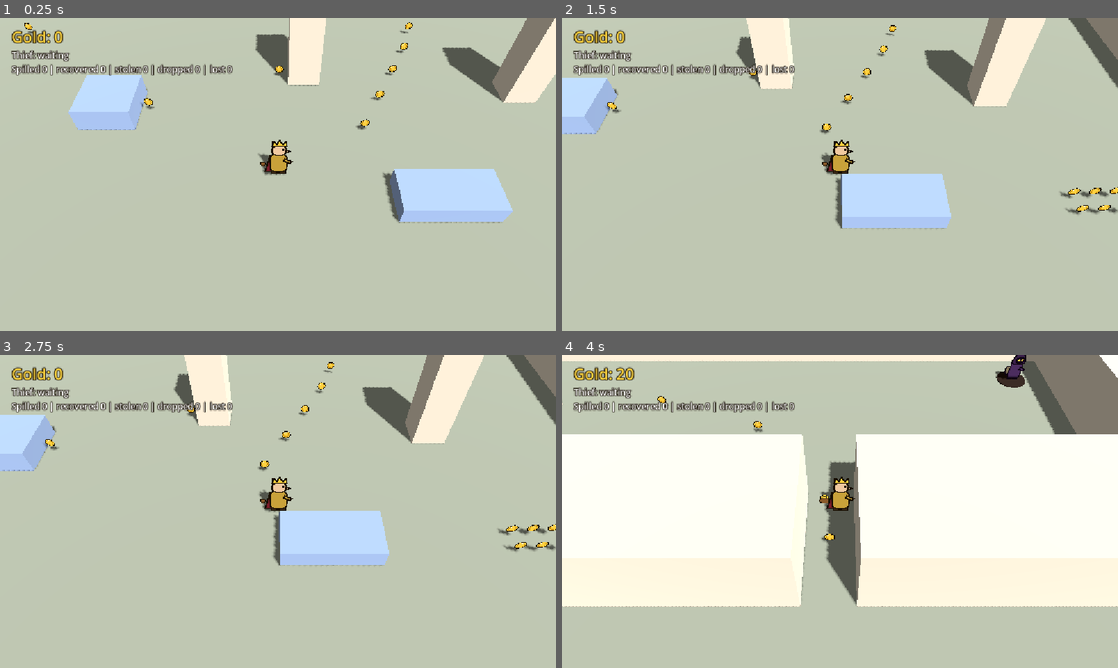
Above: before the commit, frames 1-4 (two rows, left to right).
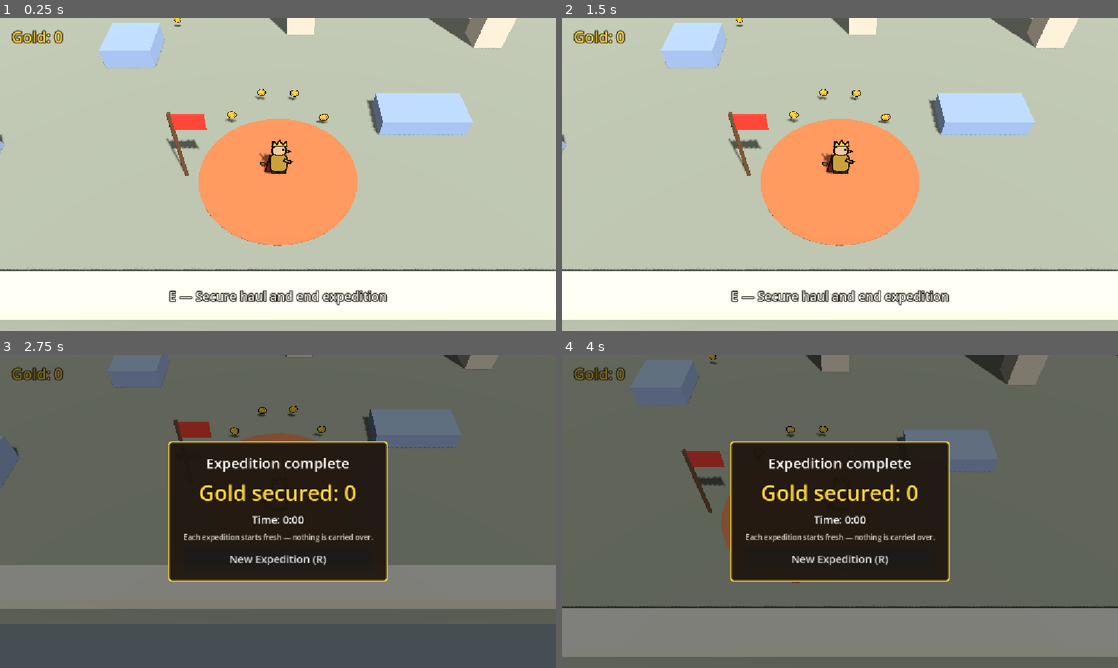
Above: after the commit, the same moments.

Repository: quonkelley/gold-king
Game: Godot game, scene res://game/prototypes/p005_mini_expedition_extraction.tscn
The game is run twice, just before and just after one commit, with the same random seed, the same clock (stepped at 60 frames per second) and the same inputs. Before the commit the project starts from res://game/prototypes/p004_gold_spill_theft.tscn.
Inputs (mouse positions are in pixels of both pictures, inside the frame that each line leads up to):
- Up to frame 1 (0.25 s): no input
- Up to frame 2 (1.5 s): tap Enter at 0.5 s; move the mouse to (962, 158) at 0.52 s; hold D (move_right) 0.53-1.25 s; hold E (interact, bound only after the commit) 0.53-1.25 s; click (962, 158) at 0.67 s; click (840, 221) at 1.25 s, where only the run after the commit has a clickable "New Expedition (R)"
- Up to frame 3 (2.75 s): move the mouse to (166, 527) at 2.02 s; hold S (move_down) from 2.03 s (still down); tap J (strike) at 2.1 s; click (166, 527) at 2.17 s; tap E (interact, bound only after the commit) at 2.3 s
- Up to frame 4 (4 s): release S (move_down) at 2.75 s; click (840, 558) at 2.75 s, where only the run after the commit has a clickable "New Expedition (R)"; move the mouse to (895, 442) at 3.52 s; hold D (move_right) from 3.53 s (still down); hold 3 (trial_heavy) from 3.53 s (still down); click (895, 442) at 3.67 s; tap E (interact, bound only after the commit) at 3.8 s

The runs differ from the first frame. In frame 1, 42% of the frame differs, in the area x 0-100%, y 0-97%; in frame 2, 40%; in frame 3, 98%; in frame 4, 98%, in the area x 0-100%, y 0-100%.

Commit message:
feat: add P005 mini expedition extraction prototype

Diff:
--- /dev/null
+++ b/game/prototypes/p005_mini_expedition_extraction.gd
@@ -0,0 +1,198 @@
+extends "res://game/prototypes/p004_gold_spill_theft.gd"
+## P005 prototype controller: one short expedition from camp that ends only when the player
+## chooses to extract there.
+## Inherits, unchanged, P002's gold total, HUD, pouch, and pickup feedback, and P004's gold ledger
+## and single thief encounter. P005 adds the camp extraction, a one-time results snapshot, and
+## replay by scene reload. Nothing is kept between expeditions: there is no autoload or saved state.
+## P004's 1 / 2 / 3 gold presets are not reachable here (see _unhandled_input), and P004's test
+## status line is off in the P005 scene.
+## Every value, position, and count is a Prototype Assumption, not final level or expedition design.
+
+## Coin-name prefixes that group level gold for the printed summary, checked in this order.
+## "BLure" coins count toward Branch B.
+const AREAS: Array[String] = ["Camp", "TrailW", "TrailE", "A", "B"]
+const AREA_LABELS: Dictionary = {
+	"Camp": "camp", "TrailW": "west trail", "TrailE": "east trail", "A": "branch A", "B": "branch B"}
+
+@export_group("Extraction")
+## Horizontal distance from the camp centre inside which the interact input extracts.
+## The camp disc is resized to match on start, so what the player sees is the real zone.
+@export var extraction_radius: float = 2.5
+## Seconds after extraction before keyboard or controller "accept" can press New Expedition, so
+## the press that extracted cannot also skip the results.
+@export var results_focus_delay: float = 0.5
+
+var extracted: bool = false
+## How many times this run has extracted. Must never exceed 1.
+var extraction_count: int = 0
+## Physics seconds since the expedition began. Shown only on the results panel.
+var elapsed: float = 0.0
+## Sum of every level pickup's value when the expedition began.
+var level_total: int = 0
+## One-time snapshot taken at extraction. Empty until then; never changed afterwards.
+var results: Dictionary = {}
+
+var _area_total: Dictionary = {}
+var _area_collected: Dictionary = {}
+var _using_pad: bool = false
+
+@onready var _camp: Node3D = $Camp
+@onready var _camp_disc: MeshInstance3D = $Camp/Disc
+@onready var _prompt: Label = $HUD/ExtractPrompt
+@onready var _results_layer: CanvasLayer = $Results
+@onready var _secured_label: Label = $Results/Panel/Box/Secured
+@onready var _lost_label: Label = $Results/Panel/Box/Lost
+@onready var _left_label: Label = $Results/Panel/Box/Left
+@onready var _time_label: Label = $Results/Panel/Box/Time
+@onready var _new_button: Button = $Results/Panel/Box/NewExpedition
+
+
+func _ready() -> void:
+	super._ready()
+	for area: String in AREAS:
+		_area_total[area] = 0
+		_area_collected[area] = 0
+	for pickup: GoldPickup in $Gold.get_children():
+		var area: String = _area_of(pickup.name)
+		level_total += pickup.value
+		_area_total[area] += pickup.value
+		pickup.collected.connect(_on_area_collected.bind(area))
+	var disc: CylinderMesh = _camp_disc.mesh
+	disc.top_radius = extraction_radius
+	disc.bottom_radius = extraction_radius
+	_new_button.pressed.connect(new_expedition)
+	# R also starts a new expedition from the results panel, where the paused controller gets no input.
+	var restart := Shortcut.new()
+	restart.events = InputMap.action_get_events("restart_test")
+	_new_button.shortcut = restart
+	_results_layer.visible = false
+	_prompt.visible = in_camp()
+
+
+func _input(event: InputEvent) -> void:
+	# Only chooses which prompt wording to show.
+	if event is InputEventJoypadButton or (event is InputEventJoypadMotion and absf((event as InputEventJoypadMotion).axis_value) > 0.5):
+		_using_pad = true
+	elif event is InputEventKey or event is InputEventMouseButton:
+		_using_pad = false
+
+
+func _unhandled_input(event: InputEvent) -> void:
+	# Deliberately does not call P004's handler: its 1 / 2 / 3 keys replace carried gold for trials.
+	if event.is_action_pressed("interact"):
+		try_extract()
+	elif event.is_action_pressed("restart_test"):
+		# During the expedition R abandons the run; nothing is secured.
+		new_expedition()
+
+
+func _physics_process(delta: float) -> void:
+	super._physics_process(delta)
+	elapsed += delta
+	_prompt.visible = in_camp()
+	_prompt.text = ("A (bottom button)" if _using_pad else "E") + " — Secure haul and end expedition"
+
+
+func in_camp() -> bool:
+	return _flat_distance(_player.global_position, _camp.global_position) <= extraction_radius
+
+
+## Ends the expedition if the King is inside camp. Returns true only for the one extraction that counts.
+## Pausing the tree stops physics, pickups, spilled coins, and the thief, so no gold moves after the
+## snapshot. Input is handled before physics in a frame, so a pickup or thief event cannot land
+## between the snapshot and the pause.
+func try_extract() -> bool:
+	if extracted or not in_camp():
+		return false
+	extracted = true
+	extraction_count += 1
+	results = _snapshot()
+	get_tree().paused = true
+	_prompt.visible = false
+	_show_results()
+	_print_expedition()
+	return true
+
+
+## Starts a fresh expedition: every pickup, the thief, the King, the ledger, and the timer come back
+## as authored because the whole scene is reloaded.
+func new_expedition() -> void:
+	get_tree().paused = false
+	get_tree().reload_current_scene()
+
+
+## Level gold not yet collected, counted from the pickups' own collected signals.
+func uncollected_level_gold() -> int:
+	var collected: int = 0
+	for area: String in AREAS:
+		collected += _area_collected[area]
+	return level_total - collected
+
+
+## True when every unit of level gold is accounted for exactly once: P004's ledger (the haul always
+## starts at 0 in P005) plus the gold still lying in the level.
+func expedition_ok() -> bool:
+	return ledger_ok() and haul_start == 0 and uncollected_level_gold() >= 0 \
+		and gold_total + ground.size() + thief_held + lost + uncollected_level_gold() == level_total
+
+
+## Belt and braces: after extraction the paused tree already stops spilled coins from being touched.
+func _try_recover(coin: Node3D) -> bool:
+	if extracted:
+		return false
+	return super._try_recover(coin)
+
+
+func _on_area_collected(value: int, area: String) -> void:
+	_area_collected[area] += value
+
+
+func _snapshot() -> Dictionary:
+	var by_area: Dictionary = {}
+	for area: String in AREAS:
+		by_area[area] = _area_collected[area]
+	return {
+		"secured": gold_total,
+		# Gold the thief still holds when the King extracts is forfeited, like gold it escaped with.
+		"lost_to_thief": lost + thief_held,
+		"left_on_ground": ground.size(),
+		"not_found": uncollected_level_gold(),
+		"time": elapsed,
+		"by_area": by_area,
+	}
+
+
+func _show_results() -> void:
+	_secured_label.text = "Gold secured: %d" % results.secured
+	_lost_label.text = "Lost to the thief: %d" % results.lost_to_thief
+	_lost_label.visible = results.lost_to_thief > 0
+	_left_label.text = "Left on the ground: %d" % results.left_on_ground
+	_left_label.visible = results.left_on_ground > 0
+	_time_label.text = "Time: %s" % _format_time(results.time)
+	_results_layer.visible = true
+	# Bound to the button, so it runs while paused and dies with the scene on reload.
+	var focus: Tween = _new_button.create_tween()
+	focus.tween_interval(results_focus_delay)
+	focus.tween_callback(_new_button.grab_focus)
+
+
+func _print_expedition() -> void:
+	var parts: PackedStringArray = []
+	for area: String in AREAS:
+		parts.append("%s %d/%d" % [AREA_LABELS[area], results.by_area[area], _area_total[area]])
+	print("P005 expedition | secured %d | lost to thief %d | left on ground %d | not found %d | %s | time %s" % [
+		results.secured, results.lost_to_thief, results.left_on_ground, results.not_found,
+		" | ".join(parts), _format_time(results.time)])
+
+
+func _area_of(coin_name: String) -> String:
+	for area: String in AREAS:
+		if coin_name.begins_with(area):
+			return area
+	push_error("P005 coin %s has no area prefix" % coin_name)
+	return "Camp"
+
+
+func _format_time(seconds: float) -> String:
+	var whole: int = int(seconds)
+	return "%d:%02d" % [floori(seconds / 60.0), whole % 60]
--- /dev/null
+++ b/game/prototypes/p005_mini_expedition_extraction.tscn
@@ -0,0 +1,327 @@
+[gd_scene format=3]
+
+[ext_resource type="PackedScene" path="res://game/prototypes/p001_movement_camera.tscn" id="1_base"]
+[ext_resource type="Script" path="res://game/prototypes/p005_mini_expedition_extraction.gd" id="2_script"]
+[ext_resource type="PackedScene" path="res://game/gold/gold_pickup.tscn" id="3_pickup"]
+[ext_resource type="Script" path="res://game/prototypes/p002/gold_pouch.gd" id="4_pouch_script"]
+[ext_resource type="Texture2D" path="res://game/prototypes/p002/pouch_low.svg" id="5_pouch_low"]
+[ext_resource type="Texture2D" path="res://game/prototypes/p002/pouch_partial.svg" id="6_pouch_partial"]
+[ext_resource type="Texture2D" path="res://game/prototypes/p002/pouch_overflowing.svg" id="7_pouch_overflowing"]
+[ext_resource type="AudioStream" path="res://game/gold/gold_pickup.wav" id="8_chime"]
+[ext_resource type="PackedScene" path="res://game/prototypes/p004/thief.tscn" id="9_thief"]
+
+[sub_resource type="StandardMaterial3D" id="Mat_wall"]
+albedo_color = Color(0.68, 0.64, 0.58, 1)
+
+[sub_resource type="CylinderMesh" id="CylinderMesh_camp"]
+top_radius = 2.5
+bottom_radius = 2.5
+height = 0.04
+
+[sub_resource type="StandardMaterial3D" id="Mat_camp"]
+albedo_color = Color(0.62, 0.36, 0.22, 1)
+
+[sub_resource type="CylinderMesh" id="CylinderMesh_pole"]
+top_radius = 0.06
+bottom_radius = 0.06
+height = 2.6
+
+[sub_resource type="StandardMaterial3D" id="Mat_pole"]
+albedo_color = Color(0.32, 0.22, 0.14, 1)
+
+[sub_resource type="BoxMesh" id="BoxMesh_flag"]
+size = Vector3(0.9, 0.55, 0.04)
+
+[sub_resource type="StandardMaterial3D" id="Mat_flag"]
+albedo_color = Color(0.78, 0.18, 0.14, 1)
+
+[sub_resource type="CylinderMesh" id="CylinderMesh_burrow"]
+top_radius = 0.6
+bottom_radius = 0.6
+height = 0.04
+
+[sub_resource type="StandardMaterial3D" id="Mat_burrow"]
+albedo_color = Color(0.12, 0.08, 0.06, 1)
+
+[sub_resource type="AudioStreamRandomizer" id="AudioStreamRandomizer_chime"]
+random_pitch = 1.06
+streams_count = 1
+stream_0/stream = ExtResource("8_chime")
+
+[sub_resource type="StyleBoxFlat" id="StyleBox_panel"]
+content_margin_left = 32.0
+content_margin_top = 24.0
+content_margin_right = 32.0
+content_margin_bottom = 24.0
+bg_color = Color(0.12, 0.09, 0.06, 0.94)
+border_width_left = 3
+border_width_top = 3
+border_width_right = 3
+border_width_bottom = 3
+border_color = Color(1, 0.84, 0.25, 1)
+corner_radius_top_left = 8
+corner_radius_top_right = 8
+corner_radius_bottom_right = 8
+corner_radius_bottom_left = 8
+
+[node name="P005MiniExpedition" instance=ExtResource("1_base")]
+script = ExtResource("2_script")
+coin_min = Vector2(0.4, -14.3)
+coin_max = Vector2(14.3, -7.7)
+show_test_hud = false
+
+[node name="DividerWest" parent="Geometry" index="5"]
+transform = Transform3D(1, 0, 0, 0, 1, 0, 0, 0, 1, -3.75, 1.25, -5)
+size = Vector3(17.5, 2.5, 4)
+
+[node name="NorthSplit" type="CSGBox3D" parent="Geometry"]
+transform = Transform3D(1, 0, 0, 0, 1, 0, 0, 0, 1, -1, 1.25, -11)
+use_collision = true
+size = Vector3(1, 2.5, 8)
+material = SubResource("Mat_wall")
+
+[node name="Player" parent="." index="3"]
+transform = Transform3D(1, 0, 0, 0, 1, 0, 0, 0, 1, 0, 0, 11.5)
+
+[node name="Pouch" type="Sprite3D" parent="Player" node_paths=PackedStringArray("king_visual")]
+transform = Transform3D(1, 0, 0, 0, 1, 0, 0, 0, 1, -0.47, 0.6, -0.05)
+cast_shadow = 0
+pixel_size = 0.004
+billboard = 2
+alpha_cut = 1
+texture = ExtResource("5_pouch_low")
+script = ExtResource("4_pouch_script")
+king_visual = NodePath("../Visual")
+low_texture = ExtResource("5_pouch_low")
+partial_texture = ExtResource("6_pouch_partial")
+overflowing_texture = ExtResource("7_pouch_overflowing")
+
+[node name="Camp" type="Node3D" parent="."]
+transform = Transform3D(1, 0, 0, 0, 1, 0, 0, 0, 1, 0, 0, 11.5)
+
+[node name="Disc" type="MeshInstance3D" parent="Camp"]
+transform = Transform3D(1, 0, 0, 0, 1, 0, 0, 0, 1, 0, 0.02, 0)
+cast_shadow = 0
+mesh = SubResource("CylinderMesh_camp")
+surface_material_override/0 = SubResource("Mat_camp")
+
+[node name="Pole" type="MeshInstance3D" parent="Camp"]
+transform = Transform3D(1, 0, 0, 0, 1, 0, 0, 0, 1, -2.9, 1.3, 0)
+mesh = SubResource("CylinderMesh_pole")
+surface_material_override/0 = SubResource("Mat_pole")
+
+[node name="Flag" type="MeshInstance3D" parent="Camp"]
+transform = Transform3D(1, 0, 0, 0, 1, 0, 0, 0, 1, -2.42, 2.28, 0)
+mesh = SubResource("BoxMesh_flag")
+surface_material_override/0 = SubResource("Mat_flag")
+
+[node name="Gold" type="Node3D" parent="."]
+
+[node name="Camp1" parent="Gold" instance=ExtResource("3_pickup")]
+transform = Transform3D(1, 0, 0, 0, 1, 0, 0, 0, 1, -1.6, 0, 9.2)
+
+[node name="Camp2" parent="Gold" instance=ExtResource("3_pickup")]
+transform = Transform3D(1, 0, 0, 0, 1, 0, 0, 0, 1, 1.6, 0, 9.2)
+
+[node name="Camp3" parent="Gold" instance=ExtResource("3_pickup")]
+transform = Transform3D(1, 0, 0, 0, 1, 0, 0, 0, 1, -0.6, 0, 8)
+
+[node name="Camp4" parent="Gold" instance=ExtResource("3_pickup")]
+transform = Transform3D(1, 0, 0, 0, 1, 0, 0, 0, 1, 0.6, 0, 8)
+
+[node name="TrailW1" parent="Gold" instance=ExtResource("3_pickup")]
+transform = Transform3D(1, 0, 0, 0, 1, 0, 0, 0, 1, -4.5, 0, 3)
+
+[node name="TrailW2" parent="Gold" instance=ExtResource("3_pickup")]
+transform = Transform3D(1, 0, 0, 0, 1, 0, 0, 0, 1, -8.5, 0, 0.5)
+
+[node name="TrailW3" parent="Gold" instance=ExtResource("3_pickup")]
+transform = Transform3D(1, 0, 0, 0, 1, 0, 0, 0, 1, -12.5, 0, -1.5)
+
+[node name="TrailE1" parent="Gold" instance=ExtResource("3_pickup")]
+transform = Transform3D(1, 0, 0, 0, 1, 0, 0, 0, 1, 3.5, 0, 1.5)
+
+[node name="TrailE2" parent="Gold" instance=ExtResource("3_pickup")]
+transform = Transform3D(1, 0, 0, 0, 1, 0, 0, 0, 1, 5.75, 0, -1)
+
+[node name="A1" parent="Gold" instance=ExtResource("3_pickup")]
+transform = Transform3D(1, 0, 0, 0, 1, 0, 0, 0, 1, -13, 0, -9)
+
+[node name="A2" parent="Gold" instance=ExtResource("3_pickup")]
+transform = Transform3D(1, 0, 0, 0, 1, 0, 0, 0, 1, -10.5, 0, -11.5)
+
+[node name="A3" parent="Gold" instance=ExtResource("3_pickup")]
+transform = Transform3D(1, 0, 0, 0, 1, 0, 0, 0, 1, -7.6, 0, -11)
+
+[node name="A4" parent="Gold" instance=ExtResource("3_pickup")]
+transform = Transform3D(1, 0, 0, 0, 1, 0, 0, 0, 1, -6, 0, -13)
+
+[node name="A5" parent="Gold" instance=ExtResource("3_pickup")]
+transform = Transform3D(1, 0, 0, 0, 1, 0, 0, 0, 1, -4.4, 0, -11)
+
+[node name="A6" parent="Gold" instance=ExtResource("3_pickup")]
+transform = Transform3D(1, 0, 0, 0, 1, 0, 0, 0, 1, -6, 0, -9)
+
+[node name="BLure1" parent="Gold" instance=ExtResource("3_pickup")]
+transform = Transform3D(1, 0, 0, 0, 1, 0, 0, 0, 1, 3.5, 0, -9)
+
+[node name="BLure2" parent="Gold" instance=ExtResource("3_pickup")]
+transform = Transform3D(1, 0, 0, 0, 1, 0, 0, 0, 1, 2, 0, -11)
+
+[node name="B1" parent="Gold" instance=ExtResource("3_pickup")]
+transform = Transform3D(1, 0, 0, 0, 1, 0, 0, 0, 1, 9.6, 0, -11)
+
+[node name="B2" parent="Gold" instance=ExtResource("3_pickup")]
+transform = Transform3D(1, 0, 0, 0, 1, 0, 0, 0, 1, 10.2, 0, -11)
+
+[node name="B3" parent="Gold" instance=ExtResource("3_pickup")]
+transform = Transform3D(1, 0, 0, 0, 1, 0, 0, 0, 1, 10.8, 0, -11)
+
+[node name="B4" parent="Gold" instance=ExtResource("3_pickup")]
+transform = Transform3D(1, 0, 0, 0, 1, 0, 0, 0, 1, 11.4, 0, -11)
+
+[node name="B5" parent="Gold" instance=ExtResource("3_pickup")]
+transform = Transform3D(1, 0, 0, 0, 1, 0, 0, 0, 1, 9.6, 0, -11.6)
+
+[node name="B6" parent="Gold" instance=ExtResource("3_pickup")]
+transform = Transform3D(1, 0, 0, 0, 1, 0, 0, 0, 1, 10.2, 0, -11.6)
+
+[node name="B7" parent="Gold" instance=ExtResource("3_pickup")]
+transform = Transform3D(1, 0, 0, 0, 1, 0, 0, 0, 1, 10.8, 0, -11.6)
+
+[node name="B8" parent="Gold" instance=ExtResource("3_pickup")]
+transform = Transform3D(1, 0, 0, 0, 1, 0, 0, 0, 1, 11.4, 0, -11.6)
+
+[node name="Burrow" type="MeshInstance3D" parent="."]
+transform = Transform3D(1, 0, 0, 0, 1, 0, 0, 0, 1, 13.5, 0.02, -13.5)
+cast_shadow = 0
+mesh = SubResource("CylinderMesh_burrow")
+surface_material_override/0 = SubResource("Mat_burrow")
+
+[node name="Thief" parent="." instance=ExtResource("9_thief")]
+transform = Transform3D(1, 0, 0, 0, 1, 0, 0, 0, 1, 13.5, 0, -13.5)
+zone_min = Vector2(0, -14.6)
+zone_max = Vector2(14.6, -7.4)
+
+[node name="EncounterStart" type="Marker3D" parent="."]
+transform = Transform3D(1, 0, 0, 0, 1, 0, 0, 0, 1, 0, 0, 11.5)
+
+[node name="SpillCoins" type="Node3D" parent="."]
+
+[node name="SpillSound" type="AudioStreamPlayer" parent="."]
+stream = ExtResource("8_chime")
+volume_db = -4.0
+pitch_scale = 0.62
+
+[node name="PickupSound" type="AudioStreamPlayer" parent="."]
+stream = SubResource("AudioStreamRandomizer_chime")
+volume_db = -6.0
+max_polyphony = 3
+
+[node name="HUD" type="CanvasLayer" parent="."]
+
+[node name="GoldLabel" type="Label" parent="HUD"]
+offset_left = 24.0
+offset_top = 16.0
+offset_right = 224.0
+offset_bottom = 64.0
+theme_override_colors/font_color = Color(1, 0.84, 0.25, 1)
+theme_override_colors/font_outline_color = Color(0.1, 0.07, 0.03, 1)
+theme_override_constants/outline_size = 8
+theme_override_font_sizes/font_size = 32
+text = "Gold: 0"
+
+[node name="EncounterLabel" type="Label" parent="HUD"]
+offset_left = 24.0
+offset_top = 64.0
+offset_right = 724.0
+offset_bottom = 124.0
+theme_override_colors/font_color = Color(1, 1, 1, 1)
+theme_override_colors/font_outline_color = Color(0.1, 0.07, 0.03, 1)
+theme_override_constants/outline_size = 6
+theme_override_font_sizes/font_size = 18
+text = "Thief: waiting"
+
+[node name="ExtractPrompt" type="Label" parent="HUD"]
+anchors_preset = 12
+anchor_top = 1.0
+anchor_right = 1.0
+anchor_bottom = 1.0
+offset_top = -96.0
+offset_bottom = -48.0
+grow_horizontal = 2
+grow_vertical = 0
+theme_override_colors/font_color = Color(1, 1, 1, 1)
+theme_override_colors/font_outline_color = Color(0.1, 0.07, 0.03, 1)
+theme_override_constants/outline_size = 8
+theme_override_font_sizes/font_size = 26
+text = "E — Secure haul and end expedition"
+horizontal_alignment = 1
+vertical_alignment = 1
+
+[node name="Results" type="CanvasLayer" parent="."]
+process_mode = 3
+layer = 2
+visible = false
+
+[node name="Dim" type="ColorRect" parent="Results"]
+anchors_preset = 15
+anchor_right = 1.0
+anchor_bottom = 1.0
+grow_horizontal = 2
+grow_vertical = 2
+mouse_filter = 2
+color = Color(0, 0, 0, 0.5)
+
+[node name="Panel" type="PanelContainer" parent="Results"]
+custom_minimum_size = Vector2(440, 0)
+anchors_preset = 8
+anchor_left = 0.5
+anchor_top = 0.5
+anchor_right = 0.5
+anchor_bottom = 0.5
+grow_horizontal = 2
+grow_vertical = 2
+theme_override_styles/panel = SubResource("StyleBox_panel")
+
+[node name="Box" type="VBoxContainer" parent="Results/Panel"]
+theme_override_constants/separation = 10
+
+[node name="Title" type="Label" parent="Results/Panel/Box"]
+theme_override_font_sizes/font_size = 30
+text = "Expedition complete"
+horizontal_alignment = 1
+
+[node name="Secured" type="Label" parent="Results/Panel/Box"]
+theme_override_colors/font_color = Color(1, 0.84, 0.25, 1)
+theme_override_colors/font_outline_color = Color(0.1, 0.07, 0.03, 1)
+theme_override_constants/outline_size = 8
+theme_override_font_sizes/font_size = 44
+text = "Gold secured: 0"
+horizontal_alignment = 1
+
+[node name="Lost" type="Label" parent="Results/Panel/Box"]
+theme_override_font_sizes/font_size = 22
+text = "Lost to the thief: 0"
+horizontal_alignment = 1
+
+[node name="Left" type="Label" parent="Results/Panel/Box"]
+theme_override_font_sizes/font_size = 22
+text = "Left on the ground: 0"
+horizontal_alignment = 1
+
+[node name="Time" type="Label" parent="Results/Panel/Box"]
+theme_override_font_sizes/font_size = 22
+text = "Time: 0:00"
+horizontal_alignment = 1
+
+[node name="Note" type="Label" parent="Results/Panel/Box"]
+theme_override_colors/font_color = Color(0.85, 0.82, 0.75, 1)
+theme_override_font_sizes/font_size = 15
+text = "Each expedition starts fresh — nothing is carried over."
+horizontal_alignment = 1
+
+[node name="NewExpedition" type="Button" parent="Results/Panel/Box"]
+custom_minimum_size = Vector2(0, 48)
+theme_override_font_sizes/font_size = 22
+text = "New Expedition (R)"
--- a/project.godot
+++ b/project.godot
@@ -11,7 +11,7 @@
 [application]
 
 config/name="Gold King"
-run/main_scene="res://game/prototypes/p004_gold_spill_theft.tscn"
+run/main_scene="res://game/prototypes/p005_mini_expedition_extraction.tscn"
 config/features=PackedStringArray("4.7", "Mobile")
 config/icon="res://icon.svg"
 
@@ -81,6 +81,12 @@
 , Object(InputEventJoypadButton,"resource_local_to_scene":false,"resource_name":"","device":-1,"button_index":14,"pressure":0.0,"pressed":false,"script":null)
 ]
 }
+interact={
+"deadzone": 0.2,
+"events": [Object(InputEventKey,"resource_local_to_scene":false,"resource_name":"","device":-1,"window_id":0,"alt_pressed":false,"shift_pressed":false,"ctrl_pressed":false,"meta_pressed":false,"pressed":false,"keycode":0,"physical_keycode":69,"key_label":0,"unicode":101,"location":0,"echo":false,"script":null)
+, Object(InputEventJoypadButton,"resource_local_to_scene":false,"resource_name":"","device":-1,"button_index":0,"pressure":0.0,"pressed":false,"script":null)
+]
+}
 
 [physics]
 
Not shown, added: game/prototypes/p005_mini_expedition_extraction.gd.uid
